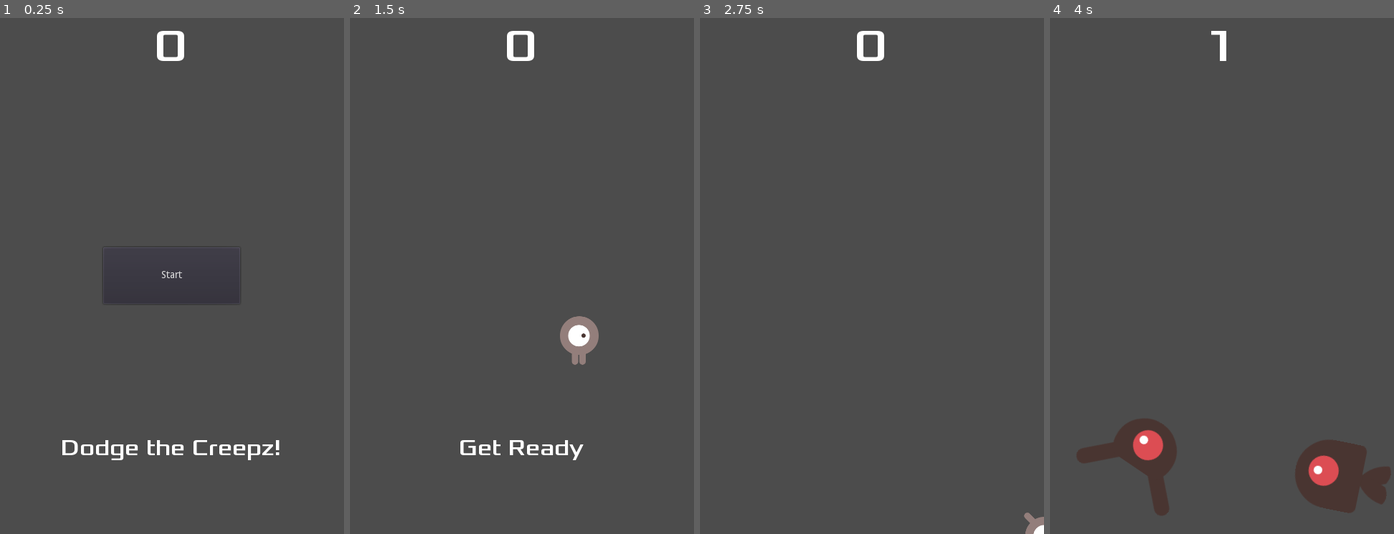
Above: before the commit, frames 1-4 (left to right).
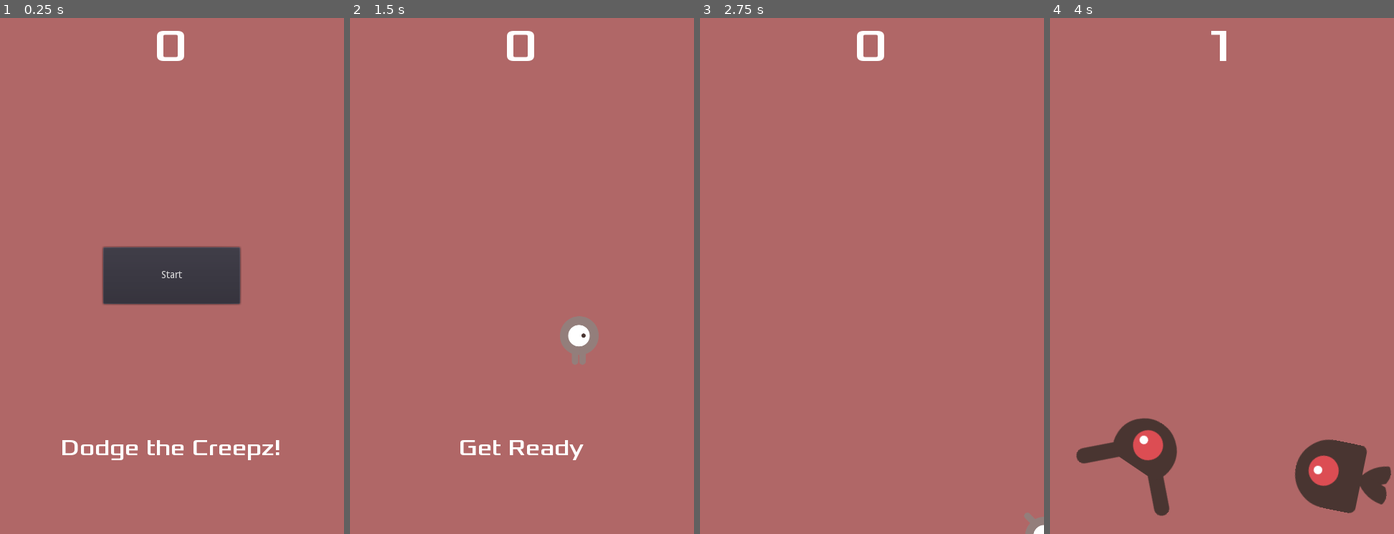
Above: after the commit, the same moments.

Repository: MEITdev/GodotCreepz
Game: Godot game, scene res://Main.tscn
The game is run twice, just before and just after one commit, with the same random seed, the same clock (stepped at 60 frames per second) and the same inputs.
Inputs:
- Up to frame 1 (0.25 s): no input
- Up to frame 2 (1.5 s): click "Start" at 0.5 s; tap Enter at 1.25 s; hold Right (ui_right) from 1.28 s (still down)
- Up to frame 3 (2.75 s): release Right (ui_right) at 2.03 s; hold Down (ui_down) from 2.03 s (still down)
- Up to frame 4 (4 s): release Down (ui_down) at 2.78 s; hold Right (ui_right) 2.78-3.53 s; hold Up (ui_up) from 3.53 s (still down)

The runs differ from the first frame. In frame 1, 95% of the frame differs, in the area x 0-100%, y 0-100%; in frame 2, 99%; in frame 3, 100%; in frame 4, 95%.

Commit message:
done, kind of

Diff:
--- a/Main.gd
+++ b/Main.gd
@@ -22,6 +22,8 @@
 	$ScoreTimer.stop()
 	$MobTimer.stop()
 	$HUD.show_game_over()
+	$Music.stop()
+	$DeathSound.play()
 
 func new_game():
 	score = 0
@@ -29,6 +31,7 @@
 	$StartTimer.start()
 	$HUD.update_score(score)
 	$HUD.show_message("Get Ready")
+	$Music.play()
 
 
 func _on_MobTimer_timeout():
--- a/Main.tscn
+++ b/Main.tscn
@@ -1,9 +1,11 @@
-[gd_scene load_steps=6 format=2]
+[gd_scene load_steps=8 format=2]
 
 [ext_resource path="res://Main.gd" type="Script" id=1]
 [ext_resource path="res://Mob.tscn" type="PackedScene" id=2]
 [ext_resource path="res://Player.tscn" type="PackedScene" id=3]
 [ext_resource path="res://HUD.tscn" type="PackedScene" id=4]
+[ext_resource path="res://art/House In a Forest Loop.ogg" type="AudioStream" id=5]
+[ext_resource path="res://art/gameover.wav" type="AudioStream" id=6]
 
 [sub_resource type="Curve2D" id=1]
 
@@ -18,35 +20,51 @@
 _sections_unfolded = [ "Pause" ]
 Mob = ExtResource( 2 )
 
-[node name="Player" parent="." index="0" instance=ExtResource( 3 )]
+[node name="ColorRect" type="ColorRect" parent="." index="0"]
 
-[node name="MobTimer" type="Timer" parent="." index="1"]
+anchor_left = 0.0
+anchor_top = 0.0
+anchor_right = 0.0
+anchor_bottom = 0.0
+margin_right = 484.0
+margin_bottom = 725.0
+rect_pivot_offset = Vector2( 0, 0 )
+rect_clip_content = false
+mouse_filter = 0
+mouse_default_cursor_shape = 0
+size_flags_horizontal = 1
+size_flags_vertical = 1
+color = Color( 0.693739, 0.4062, 0.4062, 1 )
+
+[node name="Player" parent="." index="1" instance=ExtResource( 3 )]
+
+[node name="MobTimer" type="Timer" parent="." index="2"]
 
 process_mode = 1
 wait_time = 0.5
 one_shot = false
 autostart = false
 
-[node name="ScoreTimer" type="Timer" parent="." index="2"]
+[node name="ScoreTimer" type="Timer" parent="." index="3"]
 
 process_mode = 1
 wait_time = 1.0
 one_shot = false
 autostart = false
 
-[node name="StartTimer" type="Timer" parent="." index="3"]
+[node name="StartTimer" type="Timer" parent="." index="4"]
 
 process_mode = 1
 wait_time = 2.0
 one_shot = true
 autostart = false
 
-[node name="StartPosition" type="Position2D" parent="." index="4"]
+[node name="StartPosition" type="Position2D" parent="." index="5"]
 
 position = Vector2( 240, 450 )
 _sections_unfolded = [ "Transform" ]
 
-[node name="MobPath" type="Path2D" parent="." index="5"]
+[node name="MobPath" type="Path2D" parent="." index="6"]
 
 self_modulate = Color( 0.5, 0.6, 1, 0.7 )
 curve = SubResource( 1 )
@@ -61,9 +79,25 @@
 loop = true
 lookahead = 4.0
 
-[node name="HUD" parent="." index="6" instance=ExtResource( 4 )]
+[node name="HUD" parent="." index="7" instance=ExtResource( 4 )]
 
-scale = Vector2( 1, 1 )
+[node name="Music" type="AudioStreamPlayer" parent="." index="8"]
+
+stream = ExtResource( 5 )
+volume_db = 0.0
+pitch_scale = 1.0
+autoplay = false
+mix_target = 0
+bus = "Master"
+
+[node name="DeathSound" type="AudioStreamPlayer" parent="." index="9"]
+
+stream = ExtResource( 6 )
+volume_db = 0.0
+pitch_scale = 1.0
+autoplay = false
+mix_target = 0
+bus = "Master"
 
 [connection signal="hit" from="Player" to="." method="_on_Player_hit"]
 
--- a/Player.tscn
+++ b/Player.tscn
@@ -26,6 +26,58 @@
 radius = 26.7968
 height = 14.1696
 
+[sub_resource type="GradientTexture" id=3]
+
+flags = 4
+width = 2048
+
+[sub_resource type="ParticlesMaterial" id=4]
+
+render_priority = 0
+trail_divisor = 1
+emission_shape = 0
+flag_align_y = false
+flag_rotate_y = false
+flag_disable_z = true
+spread = 45.0
+flatness = 0.0
+gravity = Vector3( 0, 0, 0 )
+initial_velocity = 1.0
+initial_velocity_random = 0.0
+angular_velocity = 0.0
+angular_velocity_random = 0.0
+orbit_velocity = 0.0
+orbit_velocity_random = 0.0
+linear_accel = 0.0
+linear_accel_random = 0.0
+radial_accel = 0.0
+radial_accel_random = 0.0
+tangential_accel = 0.0
+tangential_accel_random = 0.0
+damping = 0.0
+damping_random = 0.0
+angle = 0.0
+angle_random = 0.0
+scale = 1.0
+scale_random = 0.0
+color_ramp = SubResource( 3 )
+hue_variation = 0.0
+hue_variation_random = 0.0
+anim_speed = 0.0
+anim_speed_random = 0.0
+anim_offset = 0.0
+anim_offset_random = 0.0
+anim_loop = false
+_sections_unfolded = [ "Color", "Gravity", "Scale" ]
+
+[sub_resource type="ImageTexture" id=5]
+
+flags = 7
+storage = 0
+lossy_quality = 0.7
+flags = 7
+size = Vector2( 0, 0 )
+
 [node name="Player" type="Area2D" index="0"]
 
 input_pickable = true
@@ -52,4 +104,26 @@
 
 shape = SubResource( 2 )
 
+[node name="Trail" type="Particles2D" parent="." index="2"]
+
+emitting = true
+amount = 10
+lifetime = 1.0
+one_shot = false
+preprocess = 0.0
+speed_scale = 2.0
+explosiveness = 0.0
+randomness = 0.0
+fixed_fps = 0
+fract_delta = true
+visibility_rect = Rect2( -100, -100, 200, 200 )
+local_coords = true
+draw_order = 0
+process_material = SubResource( 4 )
+texture = SubResource( 5 )
+normal_map = null
+h_frames = 1
+v_frames = 1
+_sections_unfolded = [ "Drawing", "Process Material", "Textures", "Time" ]
+
 [connection signal="body_entered" from="." to="." method="_on_Player_body_entered"]
Not shown: 1 places in Player.tscn that only renumber resources
